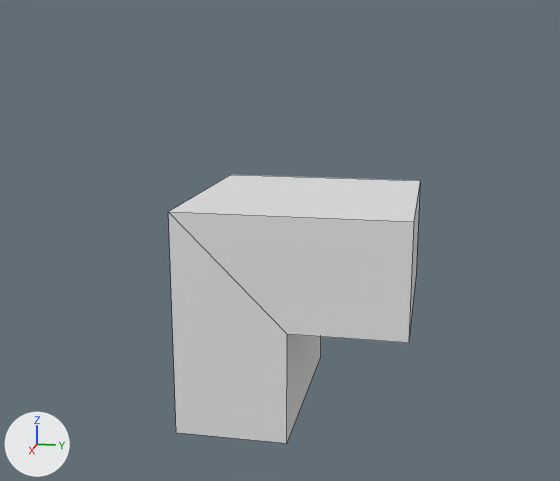
The Blender file Assets/Models/untitled.blend, before and after one commit.
Before and after are seen from a 50 mm camera at (28.0, 4.6, 9.2) aimed at (0.4, -1.0, 2.3). Arrows for +X, +Y and +Z are at lower left; the lights stay in place. Mesh edges are drawn as thin lines.
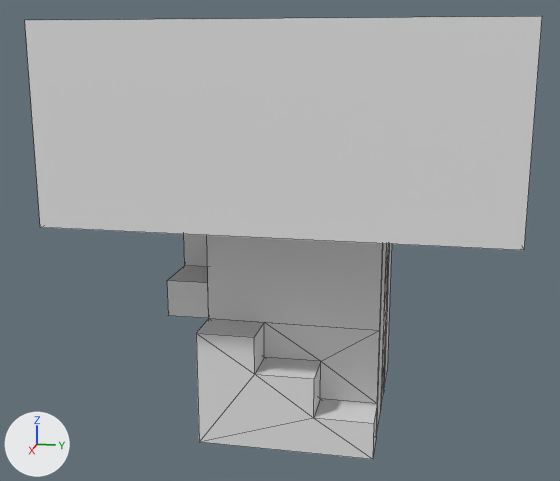
What differs and where, as boxes (x1, y1, x2, y2) in the pictures (560 x 481 px):
'Cube.013', added: after (25, 16, 542, 250)
'Cube.002', reshaped, moved (not visible afterwards): before (168, 212, 414, 443)
'Cube.006', reshaped, moved (not visible before): after (196, 318, 377, 459)
'Cube.001', reshaped (not visible before): after (207, 235, 383, 330)
'Cube.004', reshaped, moved: before (169, 175, 420, 222); after (376, 244, 392, 437)
'Cube.007', reshaped, moved: before (287, 334, 321, 442); after (264, 322, 380, 404)
'Cube.008', added: after (167, 234, 209, 318)
'Cube.005', reshaped, moved (not visible afterwards): before (409, 184, 420, 335)
'Cube.010', added: after (381, 244, 389, 402)
part 6 of me_cube_021, deleted: before (287, 334, 321, 442)
part 7 of me_cube_021, added: after (264, 322, 380, 404)

Diff of the bpy script that builds the scene:
```diff
--- a/Assets/Models/untitled.blend.py
+++ b/Assets/Models/untitled.blend.py
@@ me_cube_015 @@
 me_cube_015.from_pydata(...)  # 4 vertices, 1 face; spans x -4.0..4.0, y -4.0, z -4.0..4.0
 # verts and faces of me_cube_015; kept vertices keep their numbers, new ones are numbered from 4
+# me_cube_015 part 1
+delete_vertices([*range(0, 4)])  # with the faces that use them
+verts[4] = (0.0, -3.0, -2.0)  # pixel (208, 318)
+verts[5] = (0.0, 3.0, -2.0)  # pixel (379, 330)
+verts[6] = (0.0, 3.0, 2.0)
+verts[7] = (0.0, -3.0, 2.0)
+faces += [(4, 7, 6, 5)]
+me_cube_015.materials.append(mat_material_001)  # white #e7e7e7
@@ me_cube_016 @@
 me_cube_016.from_pydata(...)  # 6 vertices, 2 faces; spans x 4.0, y -4.0..4.0, z -4.0..4.0
 # verts and faces of me_cube_016; kept vertices keep their numbers, new ones are numbered from 6
+# me_cube_016 part 2
+delete_vertices([*range(0, 6)])  # with the faces that use them
+verts[6] = (7.0, 7.0, 0.0)  # pixel (524, 250)
+verts[7] = (7.0, -7.0, 0.0)  # pixel (40, 227)
+verts[8] = (-7.0, 7.0, 0.0)
+verts[9] = (-7.0, -7.0, 0.0)
+verts[10] = (3.0, -3.0, 0.0)
+verts[11] = (-3.0, -3.0, 0.0)
+verts[12] = (3.0, 3.0, 0.0)
+verts[13] = (-3.0, 3.0, 0.0)
+faces += [(7, 10, 11, 9), (6, 12, 10, 7), (8, 9, 11, 13), (6, 8, 13, 12)]
+me_cube_016.materials.append(mat_material_001)  # white #e7e7e7
@@ me_cube_018 @@
 me_cube_018.from_pydata(...)  # 4 vertices, 1 face; spans x -4.0..4.0, y -4.0..4.0, z 4.0
 # verts and faces of me_cube_018; kept vertices keep their numbers, new ones are numbered from 4
+# me_cube_018 part 3
+delete_vertices([*range(0, 4)])  # with the faces that use them
+verts[4] = (3.0, 0.0, 4.0)
+verts[5] = (3.0, 0.0, -4.0)  # pixel (376, 437)
+verts[6] = (-3.0, 0.0, 4.0)
+verts[7] = (-3.0, 0.0, -4.0)  # pixel (387, 370)
+faces += [(4, 6, 7, 5)]
+me_cube_018.materials.append(mat_material_001)  # white #e7e7e7
@@ me_cube_019 @@
 me_cube_019.from_pydata(...)  # 4 vertices, 1 face; spans x -4.0..4.0, y 4.0, z 0.0..4.0
 # verts and faces of me_cube_019; kept vertices keep their numbers, new ones are numbered from 4
+# me_cube_019 part 4
+delete_vertices([*range(0, 4)])  # with the faces that use them
+verts[4] = (0.0, -3.0, 4.0)
+verts[5] = (0.0, -3.0, -4.0)
+verts[6] = (0.0, 3.0, 4.0)
+verts[7] = (0.0, 3.0, -4.0)  # pixel (387, 370)
+faces += [(4, 5, 7, 6)]
+me_cube_019.materials.append(mat_material_001)  # white #e7e7e7
@@ me_cube_020 @@
-me_cube_020.from_pydata(...)  # 4 vertices, 1 face; spans x -4.0..4.0, y 0.0..4.0, z 0.0
+me_cube_020.from_pydata(...)  # 16 vertices, 20 faces; spans x -0.75..0.75, y -3.0..3.0, z -2.0..2.0
+# me_cube_020 part 5: the whole mesh is rebuilt
+me_cube_020.materials.append(mat_material_001)  # white #e7e7e7
@@ me_cube_021 @@
 me_cube_021.from_pydata(...)  # 4 vertices, 1 face; spans x -4.0..4.0, y 0.0, z -4.0..0.0
 # verts and faces of me_cube_021; kept vertices keep their numbers, new ones are numbered from 4
+# me_cube_021 part 6
+delete_vertices([*range(0, 4)])  # with the faces that use them
+# me_cube_021 part 7
+verts[4] = (0.0, 2.0, -1.37)  # pixel (377, 403)
+verts[5] = (0.0, 0.0, -1.37)  # pixel (320, 398)
+verts[6] = (0.0, 0.0, 0.03)  # pixel (320, 361)
+verts[7] = (0.0, -2.0, 0.03)  # pixel (264, 357)
+verts[8] = (0.0, -2.0, 1.33)  # pixel (264, 322)
+verts[9] = (0.0, 2.0, 1.33)  # pixel (379, 330)
+faces += [(6, 7, 8), (4, 5, 6), (6, 8, 9), (4, 6, 9)]
+me_cube_021.materials.append(mat_material_001)  # white #e7e7e7
@@ me_cube_055 @@
+me_cube_055.from_pydata([(0.0, 7.0, -3.0), (0.0, -7.0, -3.0), (0.0, 7.0, 3.0), (0.0, -7.0, 3.0)], [], [(0, 1, 3, 2)])
+me_cube_055.materials.append(mat_material_001)  # white #e7e7e7
@@ ob_cube_002 @@
 ob_cube_002 = bpy.data.objects.new('Cube.002', me_cube_016)
-ob_cube_002.location = (0.0, 0.0, 0.0)
+ob_cube_002.location = (0.0, 0.0, 4.0)
@@ ob_cube_004 @@
 ob_cube_004 = bpy.data.objects.new('Cube.004', me_cube_018)
-ob_cube_004.location = (0.0, 0.0, 0.0)
+ob_cube_004.location = (0.0, 3.0, 0.0)
@@ ob_cube_005 @@
 ob_cube_005 = bpy.data.objects.new('Cube.005', me_cube_019)
-ob_cube_005.location = (0.0, 0.0, 0.0)
+ob_cube_005.location = (-3.0, 0.0, 0.0)
@@ ob_cube_006 @@
 ob_cube_006 = bpy.data.objects.new('Cube.006', me_cube_020)
-ob_cube_006.location = (0.0, 0.0, 0.0)
+ob_cube_006.location = (3.75, 0.0, -2.0)
@@ ob_cube_007 @@
 ob_cube_007 = bpy.data.objects.new('Cube.007', me_cube_021)
-ob_cube_007.location = (0.0, 0.0, 0.0)
+ob_cube_007.location = (3.0, 1.0, -1.33)
@@ ob_cube_013 @@
+ob_cube_013 = bpy.data.objects.new('Cube.013', me_cube_055)
+ob_cube_013.location = (7.0, 0.0, 7.0)
@@ ob_cube_010 @@
+ob_cube_010 = bpy.data.objects.new('Cube.010', me_cube_052)  # 96 vertices, 102 faces; spans x -1.0..1.0, y -0.2..0.2, z -4.0..4.0
+ob_cube_010.location = (0.0, 2.8, 0.0)
@@ ob_cube_008 @@
+ob_cube_008 = bpy.data.objects.new('Cube.008', me_cube_050)  # 16 vertices, 20 faces; spans x -3.0..3.0, y -0.75..0.75, z -2.0..2.0; in mat_material_001 (white #e7e7e7)
+ob_cube_008.location = (0.0, -3.75, 2.0)
```
